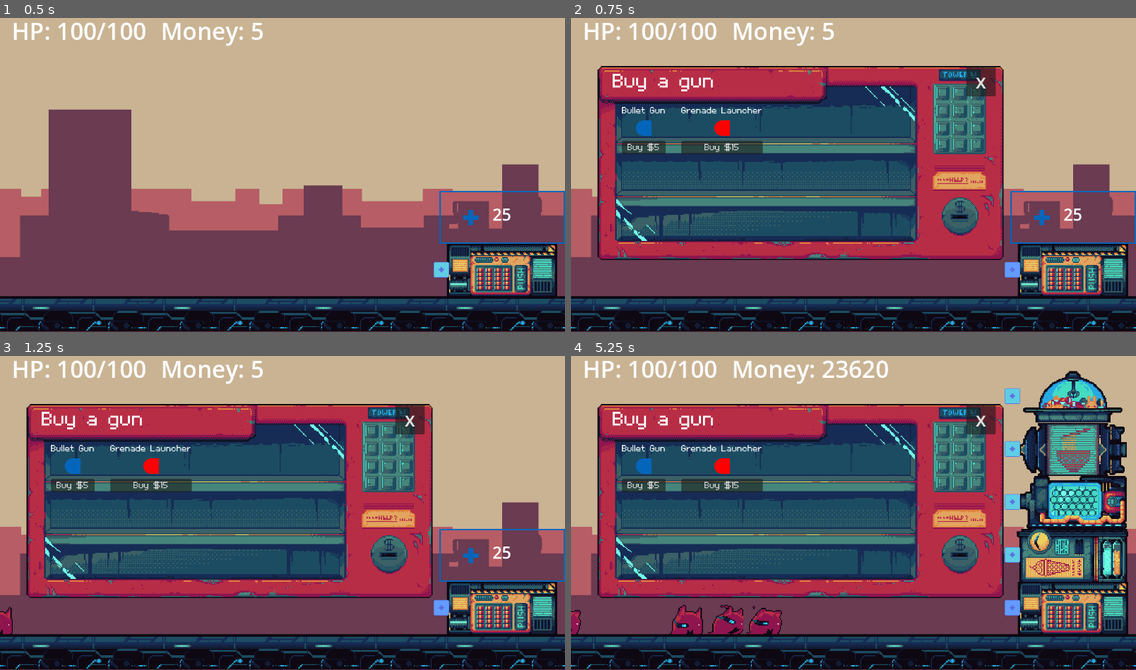
Above: before the commit, frames 1-4 (two rows, left to right).
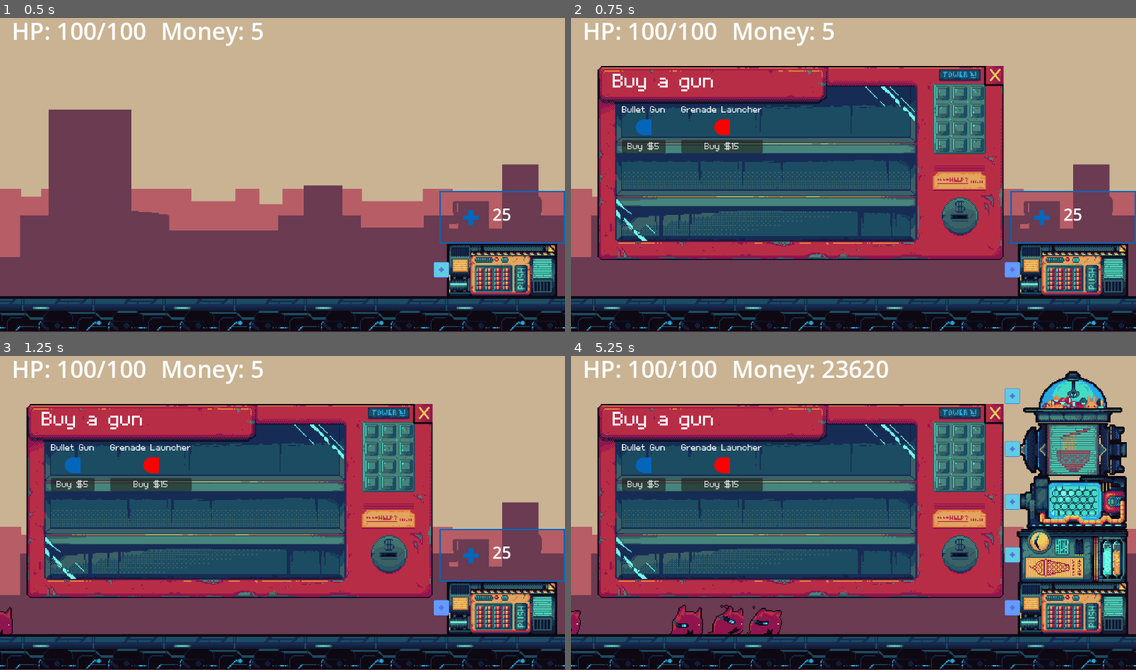
Above: after the commit, the same moments.

Repository: pavel-voronin/game-jam-tower
Game: Godot game, scene res://scenes/game.tscn
The game is run twice, just before and just after one commit, with the same random seed, the same clock (stepped at 60 frames per second) and the same inputs.
Inputs (mouse positions are in pixels of both pictures, inside the frame that each line leads up to; where the layout moved, square brackets give the same spot in the first picture):
- Up to frame 1 (0.5 s): no input
- Up to frame 2 (0.75 s): click (1011, 269) at 0.5 s
- Up to frame 3 (1.25 s): no input
- Up to frame 4 (5.25 s): click (1000, 418) [983, 418] at 1.25 s; click "25" at 2 s; click "75" at 2.75 s; click "280" at 3.5 s; click "1000" at 4.25 s; click (1011, 607) at 5.02 s

Frame 1 is identical in both runs. In frame 2, 1.1% of the frame differs, in the area x 9-77%, y 15-44%; in frame 3, 1.1%; in frame 4, 1.1%.

Commit message:
add close button for workshop

Diff:
--- a/scenes/game.tscn
+++ b/scenes/game.tscn
@@ -23,6 +23,10 @@
 
 [sub_resource type="RectangleShape2D" id="RectangleShape2D_dtovp"]
 size = Vector2(1160, 98)
+
+[sub_resource type="AtlasTexture" id="AtlasTexture_gnplp"]
+atlas = ExtResource("11_ny6q7")
+region = Rect2(788, 0, 40, 41)
 
 [sub_resource type="AtlasTexture" id="AtlasTexture_5esxu"]
 atlas = ExtResource("9_f3f1a")
@@ -119,20 +123,25 @@
 size_flags_horizontal = 3
 theme_override_constants/margin_left = 31
 theme_override_constants/margin_top = 12
+theme_override_constants/margin_right = 0
 theme_override_constants/margin_bottom = 8
 
 [node name="Label" type="Label" parent="UI/GunShop/VBoxContainer/HBoxContainer/MarginContainer"]
 layout_mode = 2
-size_flags_vertical = 1
+size_flags_horizontal = 0
+size_flags_vertical = 0
 theme = ExtResource("12_tty33")
 theme_override_font_sizes/font_size = 36
 text = "Buy a gun"
 
-[node name="CloseButton" type="Button" parent="UI/GunShop/VBoxContainer/HBoxContainer"]
+[node name="MarginContainer2" type="MarginContainer" parent="UI/GunShop/VBoxContainer/HBoxContainer"]
+layout_mode = 2
+theme_override_constants/margin_right = -36
+
+[node name="CloseButton" type="TextureButton" parent="UI/GunShop/VBoxContainer/HBoxContainer/MarginContainer2"]
 custom_minimum_size = Vector2(60, 0)
 layout_mode = 2
-theme_override_font_sizes/font_size = 39
-text = "x"
+texture_normal = SubResource("AtlasTexture_gnplp")
 
 [node name="MarginContainer2" type="MarginContainer" parent="UI/GunShop/VBoxContainer"]
 layout_mode = 2
@@ -267,7 +276,7 @@
 [connection signal="amount_updated" from="Money" to="UI" method="_on_money_amount_updated"]
 [connection signal="die" from="Tower" to="." method="_on_tower_die"]
 [connection signal="hp_updated" from="Tower" to="UI" method="_on_tower_hp_updated"]
-[connection signal="pressed" from="UI/GunShop/VBoxContainer/HBoxContainer/CloseButton" to="UI/GunShop" method="_on_close_button_pressed"]
+[connection signal="pressed" from="UI/GunShop/VBoxContainer/HBoxContainer/MarginContainer2/CloseButton" to="UI/GunShop" method="_on_close_button_pressed"]
 [connection signal="buy" from="UI/GunShop/VBoxContainer/MarginContainer2/GridContainer/BulletGun/Button" to="UI/GunShop" method="_on_button_buy"]
 [connection signal="pressed" from="UI/GunShop/VBoxContainer/MarginContainer2/GridContainer/BulletGun/Button" to="UI/GunShop/VBoxContainer/MarginContainer2/GridContainer/BulletGun/Button" method="_on_pressed"]
 [connection signal="buy" from="UI/GunShop/VBoxContainer/MarginContainer2/GridContainer/GrenadeLauncher/Button" to="UI/GunShop" method="_on_button_buy"]
Renamed: assets/Assets Art/AssetExports/[ui] weaponshop_withX.png -> assets/Assets Art/OLD STUFF/[ui] weaponshop_withX.png
Not shown, changed: assets/Assets Art/OLD STUFF/[ui] weaponshop_withX.png.import
Binary file changed: assets/gunshop.png
Not shown: 2 places in scenes/game.tscn that only renumber resources
